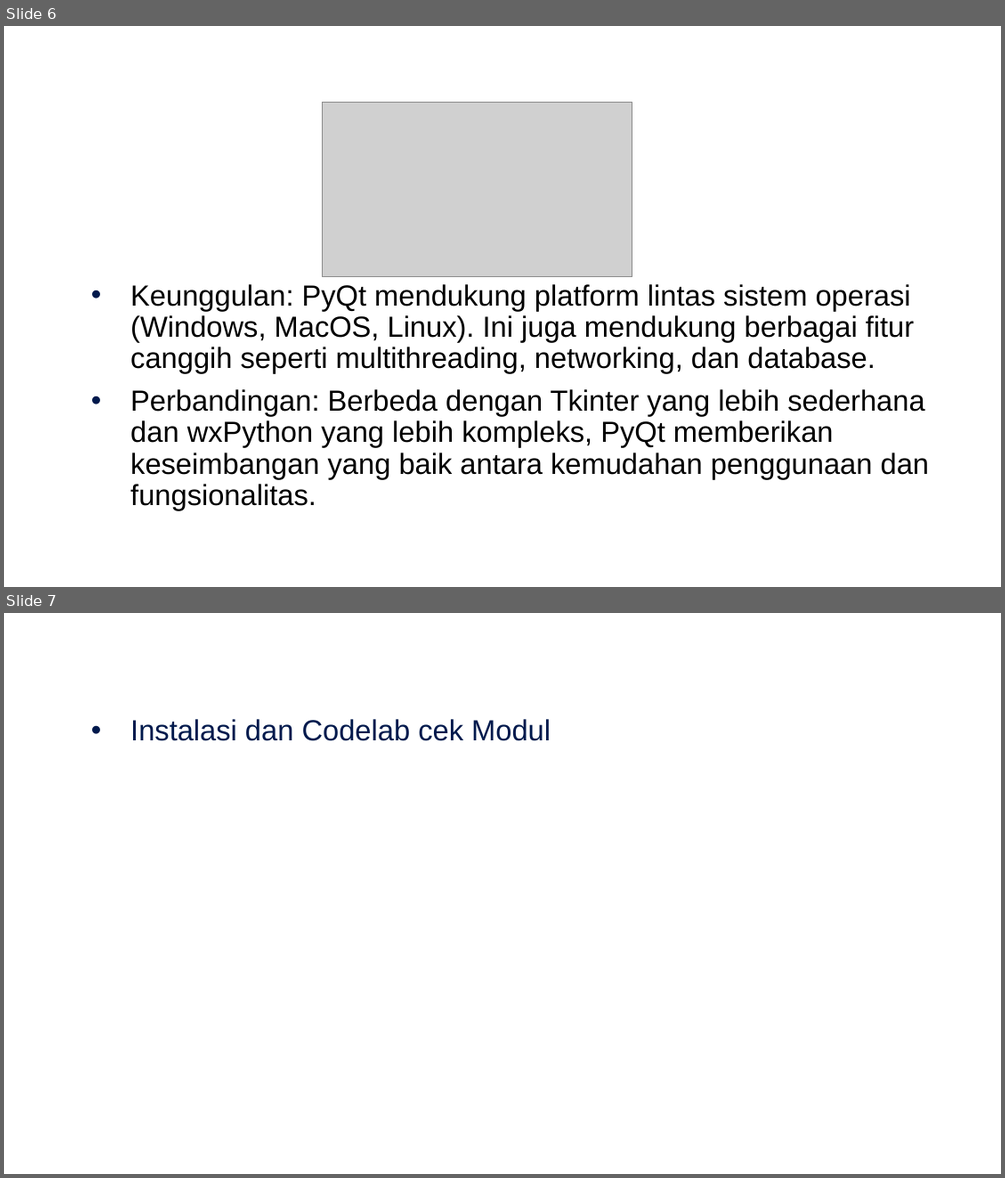
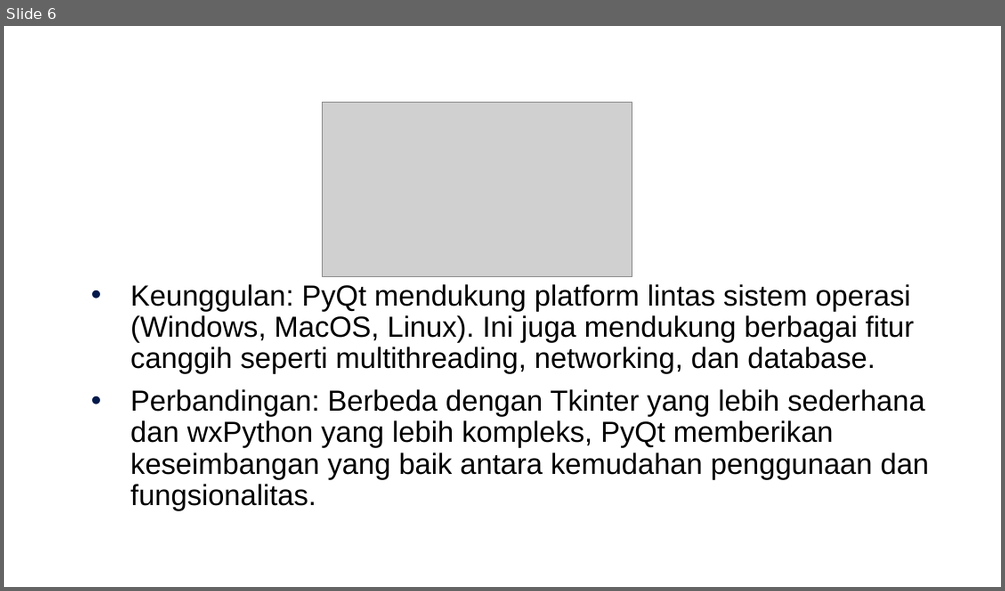
Before and after one commit to arifsetwn/modul_python_pbo, a slide deck: Bab 8 - PyQt.pptx. Shown one above the other, each under a label of ours: slides 6 and 7 before the commit, slide 6 after it. The pictures are 1005x1178 and 1005x591 pixels, drawn with LibreOffice and Linux fonts; fonts in the diff are those of the drawing; grey boxes stand for pictures; background and template pictures are left out. Boxes give left, top, right and bottom in pixels: in the first picture for what was removed or moved away, otherwise in the second. Text is boxed around its words. In the diff, an @@ line names an element or a change of style, - is before the commit and + after.

```diff
--- a/Bab 8 - PyQt.pptx
+++ b/Bab 8 - PyQt.pptx
@@ slide 7 removed at <box>4,613,1001,1174</box>, background #FFFFFF @@
@@ text removed at <box>130,719,550,741</box> @@
-• Instalasi dan Codelab cek Modul
```
Also in this commit, not shown: 8 slides added, 15 other files.
